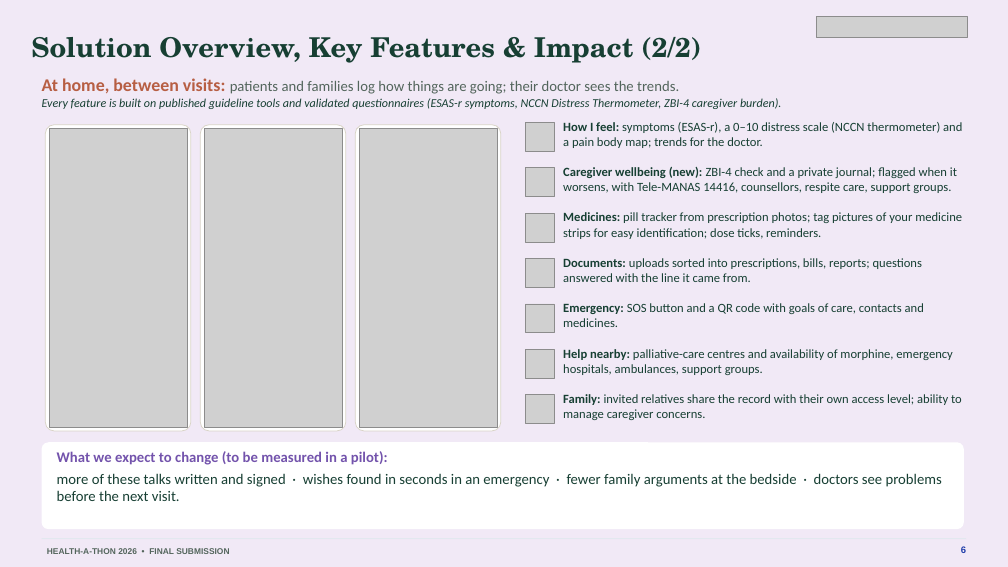
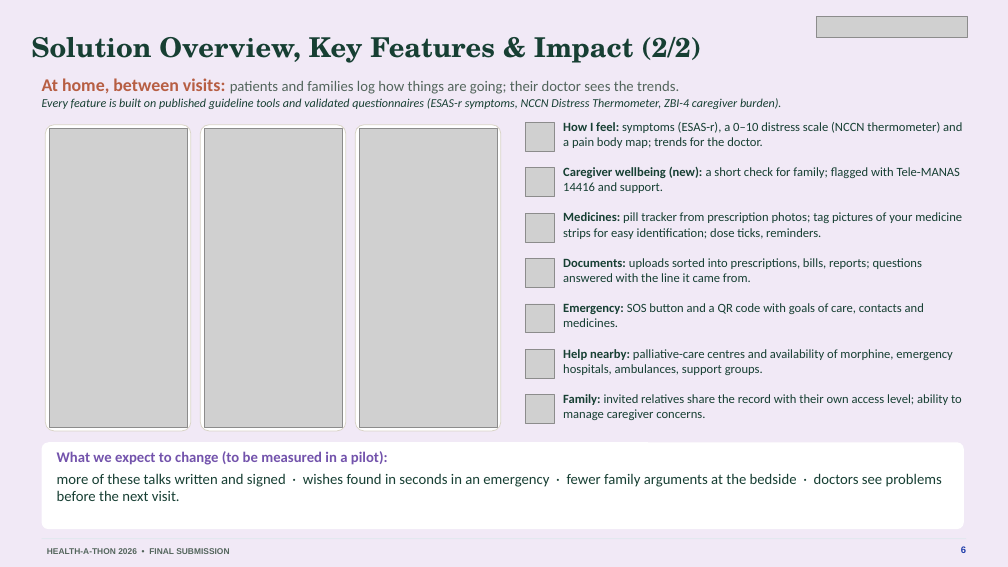
Before and after one commit to basithladdu/healthathon, a slide deck: slide 6 of output/final-submission/Sahara-Final-Presentation.pptx. Drawn at 1008x567 pixels with LibreOffice and Linux fonts; fonts in the diff are those of the drawing; grey boxes stand for pictures. Boxes give left, top, right and bottom in pixels: in the first picture for what was removed or moved away, otherwise in the second. Text is boxed around its words. In the diff, an @@ line names an element or a change of style, - is before the commit and + after.

```diff
--- a/output/final-submission/Sahara-Final-Presentation.pptx
+++ b/output/final-submission/Sahara-Final-Presentation.pptx
@@ text at [563, 167, 960, 193]: text changed @@
-Caregiver wellbeing (new): ZBI-4 check and a private journal; flagged when it worsens, with Tele-MANAS 14416, counsellors, respite care, support groups.
+Caregiver wellbeing (new): a short check for family; flagged with Tele-MANAS 14416 and support.
```
Also in this commit, not shown: 7 other files.
